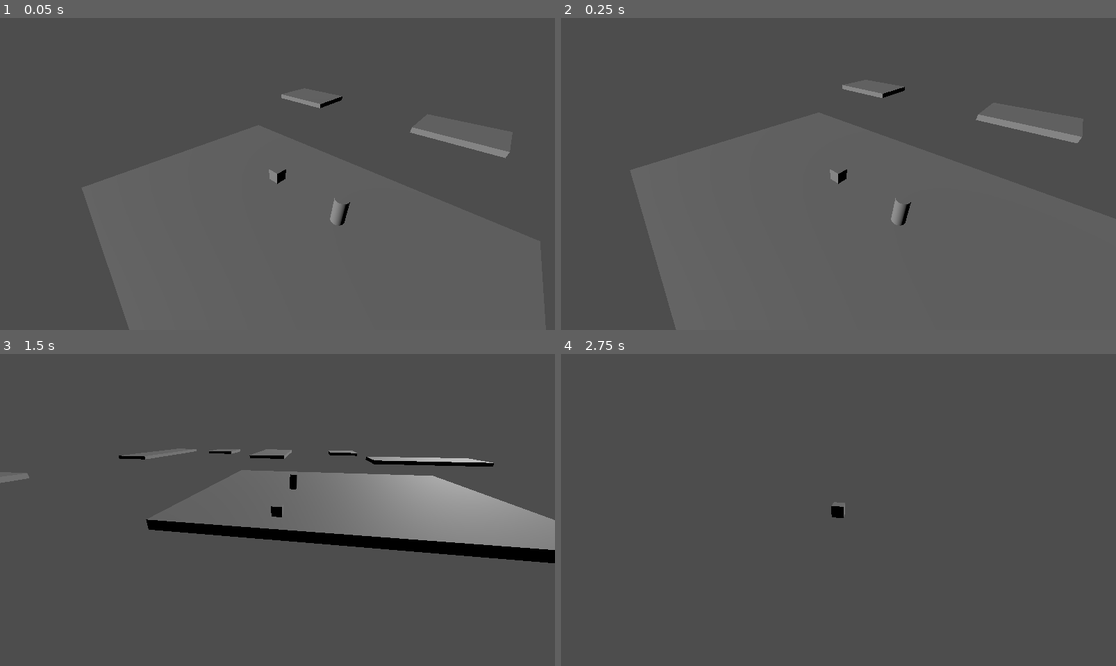
Above: before the commit, frames 1-4 (two rows, left to right).
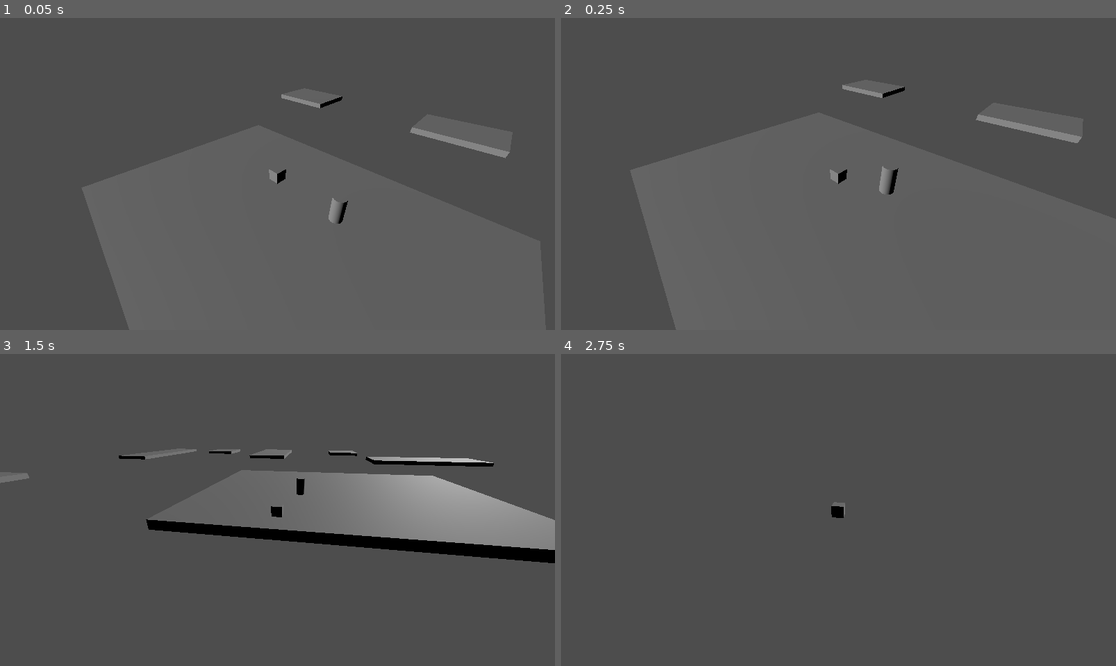
Above: after the commit, the same moments.

Repository: DumplingEater/possible_game
Game: Godot game, scene res://scenes/main.tscn
Two runs of this game, one before a commit and one after it. Both use one fixed random seed, a clock stepped at 60 frames per second and the inputs below. Before the commit the project starts from res://main.tscn.
Inputs (mouse positions are in pixels of both pictures, inside the frame that each line leads up to):
- Up to frame 1 (0.05 s): no input
- Up to frame 2 (0.25 s): no input
- Up to frame 3 (1.5 s): move the mouse to (399, 494) at 0.52 s; hold D (move_right) 0.53-1.28 s; hold Right mouse button (mouse_right_click) 0.53-1.28 s; tap Space (jump) at 0.77 s; move the mouse to (166, 525) at 1.27 s; hold S (move_back) from 1.28 s (still down); tap Mouse wheel down (scroll_down) at 1.35 s
- Up to frame 4 (2.75 s): tap Space (jump) at 1.52 s; move the mouse to (894, 441) at 2.02 s; release S (move_back) at 2.03 s; hold D (move_right) from 2.03 s (still down); hold Mouse wheel up (scroll_up) from 2.03 s (still down)

The runs differ from the first frame. In frame 1, 0.1% of the frame differs, in the area x 59-64%, y 57-67%; in frame 2, 0.3%, in the area x 57-64%, y 47-67%; in frame 3, 0.1%; in frame 4, nothing differs.

Commit message:
much  better state machine. transitions need work though

Diff:
--- a/main.tscn
+++ /dev/null
@@ -1,22 +0,0 @@
-[gd_scene load_steps=3 format=3 uid="uid://cx6470uohatbh"]
-
-[ext_resource type="PackedScene" uid="uid://b5jpr0o1187hx" path="res://dungeon_level.tscn" id="1_n2dcx"]
-[ext_resource type="PackedScene" uid="uid://bkee16cpy3j8y" path="res://third_person_character.tscn" id="2_8juhv"]
-
-[node name="main" type="Node3D"]
-
-[node name="world_light" type="Node3D" parent="."]
-
-[node name="DirectionalLight3D" type="DirectionalLight3D" parent="world_light"]
-transform = Transform3D(0.843382, 0.209781, -0.49467, 0, 0.920634, 0.390426, 0.537314, -0.329278, 0.776447, 1.38165, 3.47964, 3.2974)
-sky_mode = 1
-
-[node name="dungeon" parent="." instance=ExtResource("1_n2dcx")]
-
-[node name="agents" type="Node" parent="."]
-
-[node name="mobs" type="Node" parent="agents"]
-
-[node name="players" type="Node" parent="agents"]
-
-[node name="character" parent="agents/players" instance=ExtResource("2_8juhv")]
--- a/project.godot
+++ b/project.godot
@@ -11,7 +11,7 @@
 [application]
 
 config/name="Idk"
-run/main_scene="res://main.tscn"
+run/main_scene="res://scenes/main.tscn"
 config/features=PackedStringArray("4.2", "Forward Plus")
 
 [input]
--- a/dungeon_level.tscn
+++ b/scenes/dungeon_level.tscn
@@ -1,6 +1,6 @@
 [gd_scene load_steps=2 format=3 uid="uid://b5jpr0o1187hx"]
 
-[ext_resource type="Script" path="res://dungeon_generator.gd" id="1_14uwh"]
+[ext_resource type="Script" path="res://src/dungeon_generator.gd" id="1_14uwh"]
 
 [node name="dungeon" type="Node3D"]
 
--- /dev/null
+++ b/scenes/main.tscn
@@ -0,0 +1,22 @@
+[gd_scene load_steps=3 format=3 uid="uid://cx6470uohatbh"]
+
+[ext_resource type="PackedScene" uid="uid://b5jpr0o1187hx" path="res://scenes/dungeon_level.tscn" id="1_n2dcx"]
+[ext_resource type="PackedScene" uid="uid://bkee16cpy3j8y" path="res://scenes/third_person_character.tscn" id="2_8juhv"]
+
+[node name="main" type="Node3D"]
+
+[node name="world_light" type="Node3D" parent="."]
+
+[node name="DirectionalLight3D" type="DirectionalLight3D" parent="world_light"]
+transform = Transform3D(0.843382, 0.209781, -0.49467, 0, 0.920634, 0.390426, 0.537314, -0.329278, 0.776447, 1.38165, 3.47964, 3.2974)
+sky_mode = 1
+
+[node name="dungeon" parent="." instance=ExtResource("1_n2dcx")]
+
+[node name="agents" type="Node" parent="."]
+
+[node name="mobs" type="Node" parent="agents"]
+
+[node name="players" type="Node" parent="agents"]
+
+[node name="character" parent="agents/players" instance=ExtResource("2_8juhv")]
--- /dev/null
+++ b/scenes/test_enemy.tscn
@@ -0,0 +1,40 @@
+[gd_scene load_steps=9 format=3 uid="uid://sg6ymqcxjcct"]
+
+[ext_resource type="Script" path="res://src/state_machines/guard_state_machine.gd" id="1_e8g4l"]
+[ext_resource type="Script" path="res://src/mob_rigidbody.gd" id="2_8tgej"]
+[ext_resource type="Script" path="res://src/state_machines/idle_state.gd" id="2_503m2"]
+[ext_resource type="Script" path="res://src/state_machines/move_to_range_state.gd" id="3_qk0k7"]
+[ext_resource type="Script" path="res://src/state_machines/engage_state.gd" id="4_4at8e"]
+[ext_resource type="Script" path="res://src/state_machines/return_to_origin.gd" id="5_75beu"]
+
+[sub_resource type="CylinderShape3D" id="CylinderShape3D_hnul1"]
+
+[sub_resource type="CylinderMesh" id="CylinderMesh_btp1y"]
+
+[node name="TestEnemy" type="Node3D"]
+
+[node name="state_machine" type="Node" parent="." node_paths=PackedStringArray("initial_state")]
+script = ExtResource("1_e8g4l")
+initial_state = NodePath("idle")
+
+[node name="idle" type="Node" parent="state_machine"]
+script = ExtResource("2_503m2")
+
+[node name="chase" type="Node" parent="state_machine"]
+script = ExtResource("3_qk0k7")
+
+[node name="engage" type="Node" parent="state_machine"]
+script = ExtResource("4_4at8e")
+
+[node name="return_to_origin" type="Node" parent="state_machine"]
+script = ExtResource("5_75beu")
+
+[node name="body_3d" type="CharacterBody3D" parent="."]
+script = ExtResource("2_8tgej")
+
+[node name="collision_shape_3d" type="CollisionShape3D" parent="body_3d"]
+shape = SubResource("CylinderShape3D_hnul1")
+
+[node name="MeshInstance3D" type="MeshInstance3D" parent="body_3d"]
+mesh = SubResource("CylinderMesh_btp1y")
+skeleton = NodePath("../..")
--- a/third_person_character.tscn
+++ b/scenes/third_person_character.tscn
@@ -1,7 +1,7 @@
 [gd_scene load_steps=5 format=3 uid="uid://bkee16cpy3j8y"]
 
-[ext_resource type="Script" path="res://character_controller.gd" id="1_k51kk"]
-[ext_resource type="Script" path="res://follow_camera.gd" id="2_jr8w2"]
+[ext_resource type="Script" path="res://src/character_controller.gd" id="1_k51kk"]
+[ext_resource type="Script" path="res://src/follow_camera.gd" id="2_jr8w2"]
 [ext_resource type="Script" path="res://src/player_character.gd" id="3_co36e"]
 
 [sub_resource type="BoxShape3D" id="BoxShape3D_cbbcf"]
--- a/dungeon_generator.gd
+++ b/src/dungeon_generator.gd
@@ -98,13 +98,11 @@
 	var character = get_node("../../agents/players/character")
 	character.transform = character.transform.translated(char_spawn_point)
 
-	var test_enemy = preload("res://test_enemy.tscn")
+	var test_enemy = preload("res://scenes//test_enemy.tscn")
 	var instance =  test_enemy.instantiate()
 	instance.transform.origin = Vector3(char_spawn_point.x + 6, 5, char_spawn_point.z)
-	get_node("/root").print_tree_pretty()
 	var mobs = get_node("../../agents/mobs")
 	mobs.add_child(instance)
-	get_node("/root").print_tree_pretty()
 	return
 
 # Called every frame. 'delta' is the elapsed time since the previous frame.
--- a/src/state_machines/chase_state.gd
+++ b/src/state_machines/chase_state.gd
@@ -1,15 +1,15 @@
 # moving.gd
 extends State
 
-class_name Moving
+class_name ChaseState
 
 var speed = 0.1
 var target = null
 
 func enter():
-	print("Entering Moving State")
+	print("Entering Chase State")
 
-func update(delta):
+func process_state(delta):
 	if target == null:
 		state_machine.change_state("idle")
 		return
--- a/src/state_machines/core/state.gd
+++ b/src/state_machines/core/state.gd
@@ -5,11 +5,14 @@
 
 var state_machine = null
 
+func _ready():
+	state_machine = get_parent()
+
 func enter():
 	pass
 
 func exit():
 	pass
 
-func update(delta):
+func process_state(delta):
 	pass
--- /dev/null
+++ b/src/state_machines/core/state_machine.gd
@@ -0,0 +1,50 @@
+extends State
+
+class_name StateMachine
+
+@export var initial_state: Node = null
+var current_state = null
+var states = {}
+#var agent
+
+# Called when the node enters the scene tree for the first time.
+func _ready():
+	get_states_from_children()
+	if initial_state != null:
+		change_state(initial_state.name)
+	else:
+		push_error("State machine on ", get_parent().name, " had no initial state.")
+
+# Called every frame. 'delta' is the elapsed time since the previous frame.
+func _process(delta):
+	if  current_state != null:
+		current_state.process_state(delta)
+
+func change_state(new_state_name: String):
+	if current_state != null:
+		current_state.exit()
+	current_state = states[new_state_name]
+	current_state.enter()
+
+func get_states_from_children():
+	for child in get_children():
+		if child.has_method("get_script"):
+			var script = child.get_script()
+			states[child.name] = child
+
+	# Print to verify
+	print("States found on ", self.name)
+	for state_name in states:
+		var state = states[state_name]
+		print("state_name: ", state_name, " value: ", state)
+
+
+# methods on state.
+#func enter():
+#	pass
+
+#func exit():
+#	pass
+
+#func update(delta):
+#	pass
--- /dev/null
+++ b/src/state_machines/engage_state.gd
@@ -0,0 +1,15 @@
+# idle.gd
+extends State
+
+class_name EngageState
+
+var engage_range = 5
+var target = null
+
+func enter():
+	print("Entering engage State")
+
+func process_state(delta):
+	# really this is checking for transitions so i kinda need a better way to do that.
+	if state_machine.distance_to_target() > state_machine.attack_range:
+		state_machine.change_state("chase")
--- a/src/state_machines/guard_state_machine.gd
+++ b/src/state_machines/guard_state_machine.gd
@@ -1,31 +1,22 @@
 # state_machine.gd
-extends Node
+extends StateMachine
 
-var current_state = null
-var states = {}
 
-"""
-Notes on this:
-	I am starting to wonder if states should be nodes and then the state machine
-	basically just links the nodes to each other.
-	also state machines operate on a block so this thing should probably have a reference
-	to the data class.
-"""
+var max_chase_distance: float = 10
+var range_of_regard: float = 15
+var attack_range: float = 5
+
+var speed: float = 3
+var original_position: Vector3 = Vector3(0, 0, 0)
+var target: CharacterBody3D = null
+var agent_body: CharacterBody3D = null
 
 func _ready():
-	print('starting state machine')
-	states["idle"] = preload("res://src/state_machines/idle_state.gd").new()
-	states["chase"] = preload("res://src/state_machines/chase_state.gd").new()
-	for state in states.values():
-		state.state_machine = self
-	change_state("idle")
+	super._ready()
+	var start_pos = get_parent().global_transform.origin
+	original_position = Vector3(start_pos.x, 0.0, start_pos.z)
+	agent_body = get_parent().get_node("body_3d")
 
-func change_state(new_state_name):
-	if current_state != null:
-		current_state.exit()
-	current_state = states[new_state_name]
-	current_state.enter()
-
-func _process(delta):
-	if current_state != null:
-		current_state.update(delta)
+func distance_to_target():
+	var distance = agent_body.global_transform.origin.distance_to(target.global_transform.origin)
+	return distance
--- a/src/state_machines/idle_state.gd
+++ b/src/state_machines/idle_state.gd
@@ -1,22 +1,22 @@
 # idle.gd
 extends State
 
-class_name Idle
+class_name IdleState
 
-var chase_distance = 5
 
 func enter():
 	print("Entering Idle State")
 
-func update(delta):
+func process_state(delta):
+
+	# really this is checking for transitions so i kinda need a better way to do that.
 	var closest_character = get_closest_character()
 	if closest_character != null:
 		state_machine.change_state("chase")
-		state_machine.current_state.target = closest_character.get_parent()
+		state_machine.target = closest_character.get_parent()
 
 func get_closest_character():
 	if not state_machine.is_inside_tree():
-		get_node("/root").print_tree_pretty()
 		return null
 	var min_distance = INF
 	var closest_character = null
@@ -24,7 +24,7 @@
 	for character in characters:
 		if character != self: # Avoid checking distance to itself
 			var distance = state_machine.get_parent().transform.origin.distance_to(character.get_parent().transform.origin)
-			if distance < min_distance and distance < chase_distance:
+			if distance < min_distance and distance < state_machine.range_of_regard:
 				min_distance = distance
 				closest_character = character
 	return closest_character
--- /dev/null
+++ b/src/state_machines/move_to_range_state.gd
@@ -0,0 +1,40 @@
+# moving.gd
+extends State
+
+class_name MoveToRangeState
+
+func enter():
+	print("Entering MoveToRange State")
+
+func process_state(delta):
+	if state_machine.target == null:
+		state_machine.change_state("idle")
+		return
+
+	var distance: float = state_machine.distance_to_target()
+
+	var agent_pos = state_machine.agent_body.global_transform.origin
+	var total_movement: Vector3 = agent_pos - state_machine.original_position
+	var distance_from_origin: float = total_movement.length()
+
+	if distance_from_origin > state_machine.max_chase_distance:
+		state_machine.change_state("return_to_origin")
+		return
+
+	# check if we're  too far from the target now
+	if distance > state_machine.range_of_regard:
+		state_machine.change_state("idle")
+		state_machine.agent_body.set_velocity(Vector3(0, 0, 0))
+		return
+
+	# see if we're at attack range
+	if distance <= state_machine.attack_range:
+		state_machine.change_state("engage")
+		state_machine.agent_body.set_velocity(Vector3(0, 0, 0))
+		return
+
+	# otherwise just move
+	var direction: Vector3 = state_machine.target.global_transform.origin - state_machine.agent_body.global_transform.origin
+	direction = direction.normalized()
+	state_machine.agent_body.set_velocity(direction * state_machine.speed)
+	state_machine.agent_body.move_and_slide()
--- /dev/null
+++ b/src/state_machines/return_to_origin.gd
@@ -0,0 +1,27 @@
+# moving.gd
+extends State
+
+class_name ReturnToOrigin
+
+func enter():
+	print("Entering ReturnToOrigin State")
+
+func process_state(delta):
+
+	var agent_pos: Vector3 = state_machine.agent_body.global_transform.origin
+	var original_pos: Vector3 = state_machine.original_position
+
+	var xdiff: float = agent_pos.x - original_pos.x
+	var zdiff: float = agent_pos.z - original_pos.z
+	var in_plane_dist = sqrt(xdiff * xdiff + zdiff * zdiff)
+
+	if in_plane_dist <= 1:
+		state_machine.change_state("idle")
+		state_machine.agent_body.velocity = Vector3(0, 0, 0)
+		return
+
+	# otherwise just move
+	var direction: Vector3 = state_machine.original_position - state_machine.agent_body.global_transform.origin
+	direction = direction.normalized()
+	state_machine.agent_body.set_velocity(direction * state_machine.speed)
+	state_machine.agent_body.move_and_slide()
--- a/test_enemy.tscn
+++ /dev/null
@@ -1,23 +0,0 @@
-[gd_scene load_steps=5 format=3 uid="uid://sg6ymqcxjcct"]
-
-[ext_resource type="Script" path="res://src/state_machines/guard_state_machine.gd" id="1_e44qv"]
-[ext_resource type="Script" path="res://mob_rigidbody.gd" id="2_ydxx1"]
-
-[sub_resource type="CylinderShape3D" id="CylinderShape3D_hnul1"]
-
-[sub_resource type="CylinderMesh" id="CylinderMesh_btp1y"]
-
-[node name="TestEnemy" type="Node3D"]
-
-[node name="enemy_behavior" type="Node" parent="."]
-script = ExtResource("1_e44qv")
-
-[node name="body_3d" type="CharacterBody3D" parent="."]
-script = ExtResource("2_ydxx1")
-
-[node name="collision_shape_3d" type="CollisionShape3D" parent="body_3d"]
-shape = SubResource("CylinderShape3D_hnul1")
-
-[node name="MeshInstance3D" type="MeshInstance3D" parent="body_3d"]
-mesh = SubResource("CylinderMesh_btp1y")
-skeleton = NodePath("../..")
Renamed: character_controller.gd -> src/character_controller.gd
Renamed: custom_camera_controller.gd -> src/custom_camera_controller.gd
Renamed: follow_camera.gd -> src/follow_camera.gd
Renamed: mob_rigidbody.gd -> src/mob_rigidbody.gd
Not shown, added: scenes/mai2885.tmp
Not shown, added: scenes/tesF39A.tmp
Not shown, added: scenes/tesFA10.tmp
